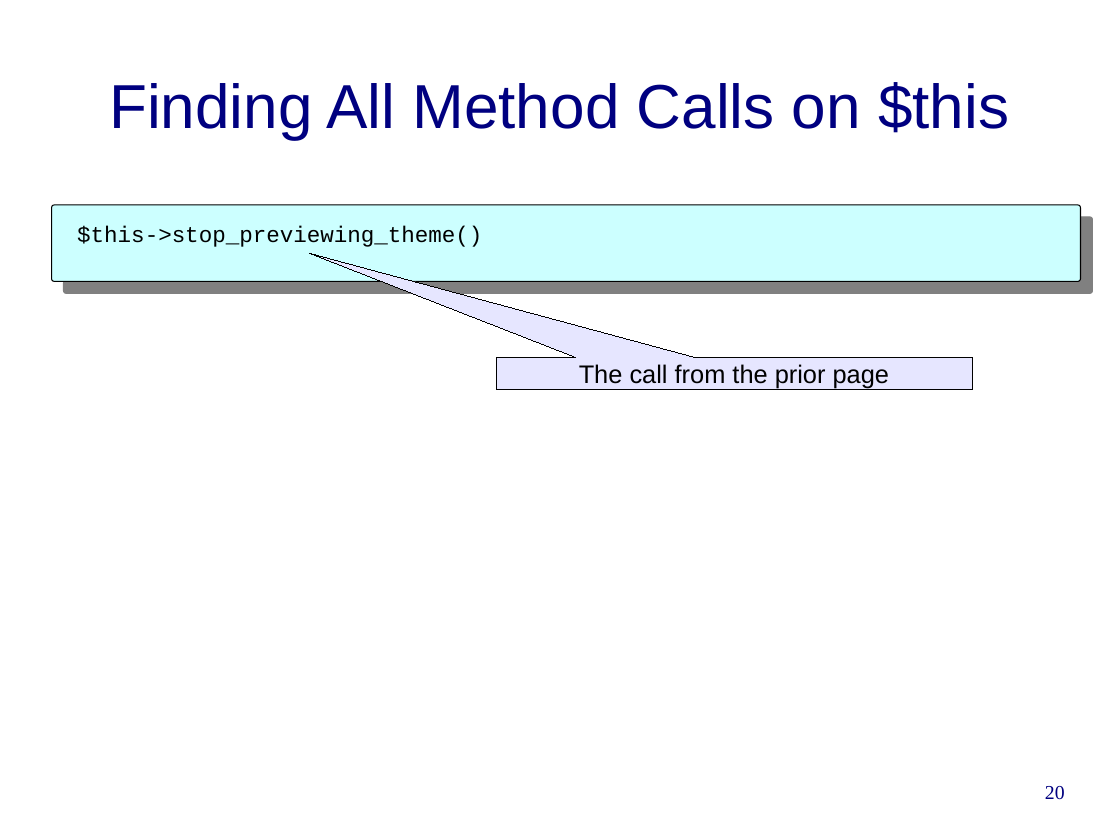
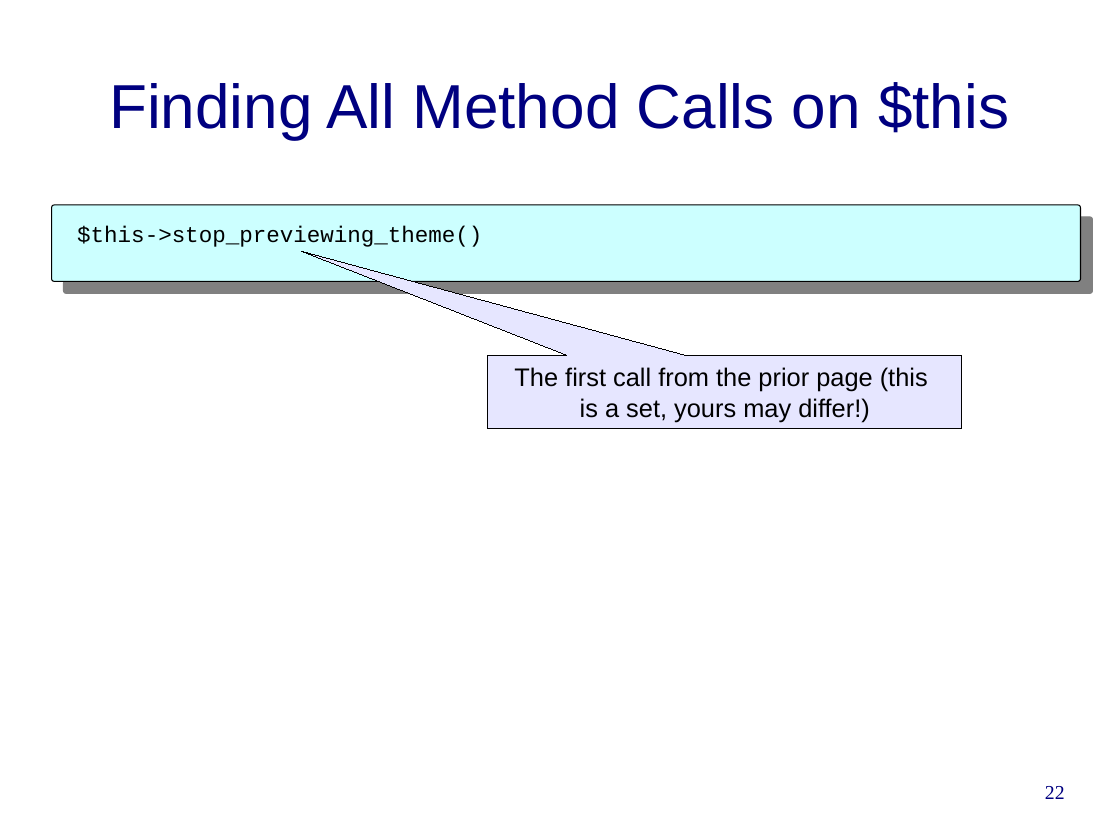
Before and after one commit to cwi-swat/rascal-course-pldi-2015, a slide deck: slide 22 of presentations/PHP-analysis.odp (slide 20 before the commit). Drawn at 1120x840 pixels with LibreOffice and Linux fonts; fonts in the diff are those of the drawing; background and template pictures are left out. Boxes give left, top, right and bottom in pixels: in the first picture for what was removed or moved away, otherwise in the second. Text is boxed around its words. In the diff, an @@ line names an element or a change of style, - is before the commit and + after.

```diff
--- a/presentations/PHP-analysis.odp
+++ b/presentations/PHP-analysis.odp
@@ speech box "The first call from the ...": place and size @@
-speech box "The first call from the ..." at (496,358,973,390)
+speech box "The first call from the ..." at (488,356,961,429)
@@ speech box "The first call from the ..." at (488,356,961,429): proportions changed @@
@@ text in speech box at (514,367,928,422): text changed @@
-The call from the prior page
+The first call from the prior page (this
+is a set, yours may differ!)
@@ page number at (1045,786,1065,799): text changed @@
-20
+22
```
Also in this commit, not shown: 7 other slides changed, 3 slides added, 4 slides removed.
